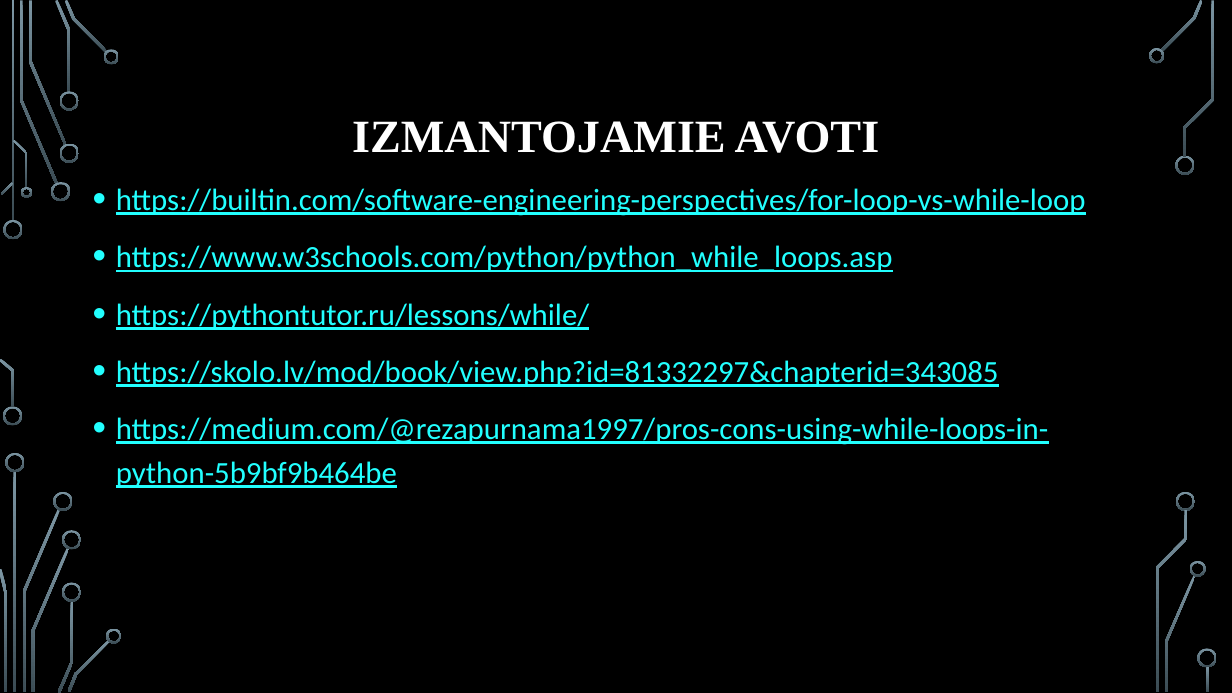
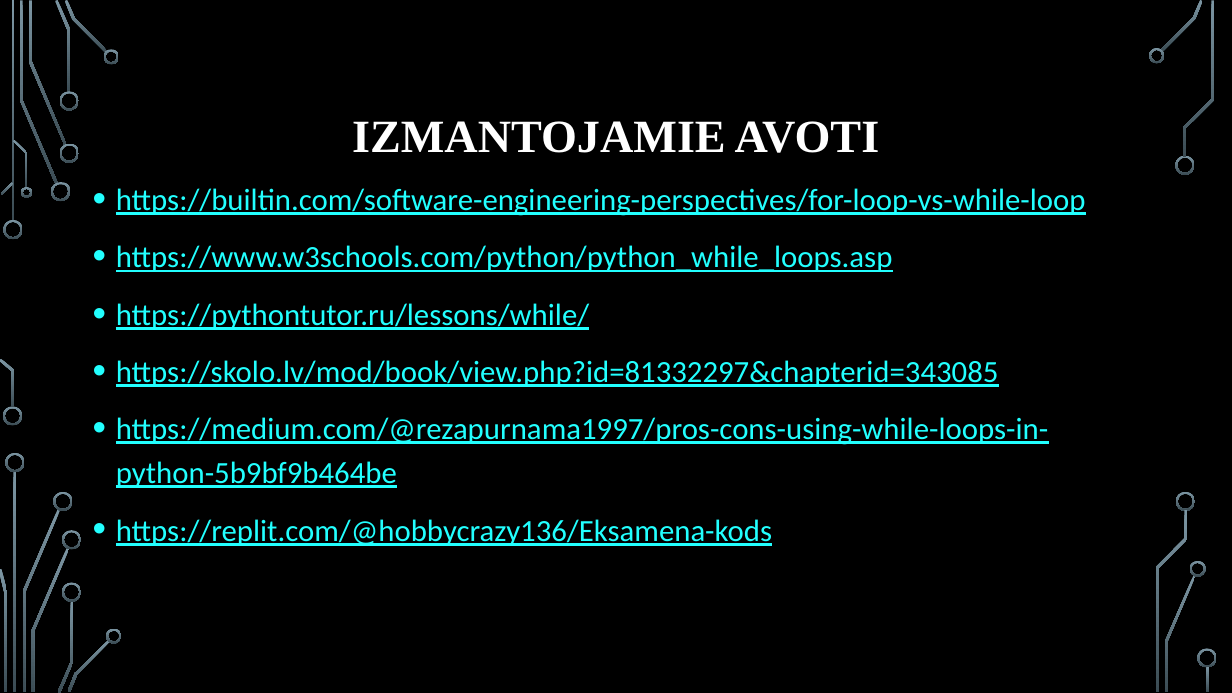
Before and after one commit to maks1k3/Bizjuks_Eksamens, a slide deck: slide 16 of Bizjuks_Eksamens.pptx (slide 15 before the commit). Drawn at 1232x693 pixels with LibreOffice and Linux fonts; fonts in the diff are those of the drawing; background and template pictures are left out. Boxes give left, top, right and bottom in pixels: in the first picture for what was removed or moved away, otherwise in the second. Text is boxed around its words. In the diff, an @@ line names an element or a change of style, - is before the commit and + after.

```diff
--- a/Bizjuks_Eksamens.pptx
+++ b/Bizjuks_Eksamens.pptx
@@ text at (x1=116, y1=519, x2=772, y2=546): paragraph added @@
+• https://replit.com/@hobbycrazy136/Eksamena-kods
```
Also in this commit, not shown: 4 other slides changed, 1 slide added, 1 other file.
